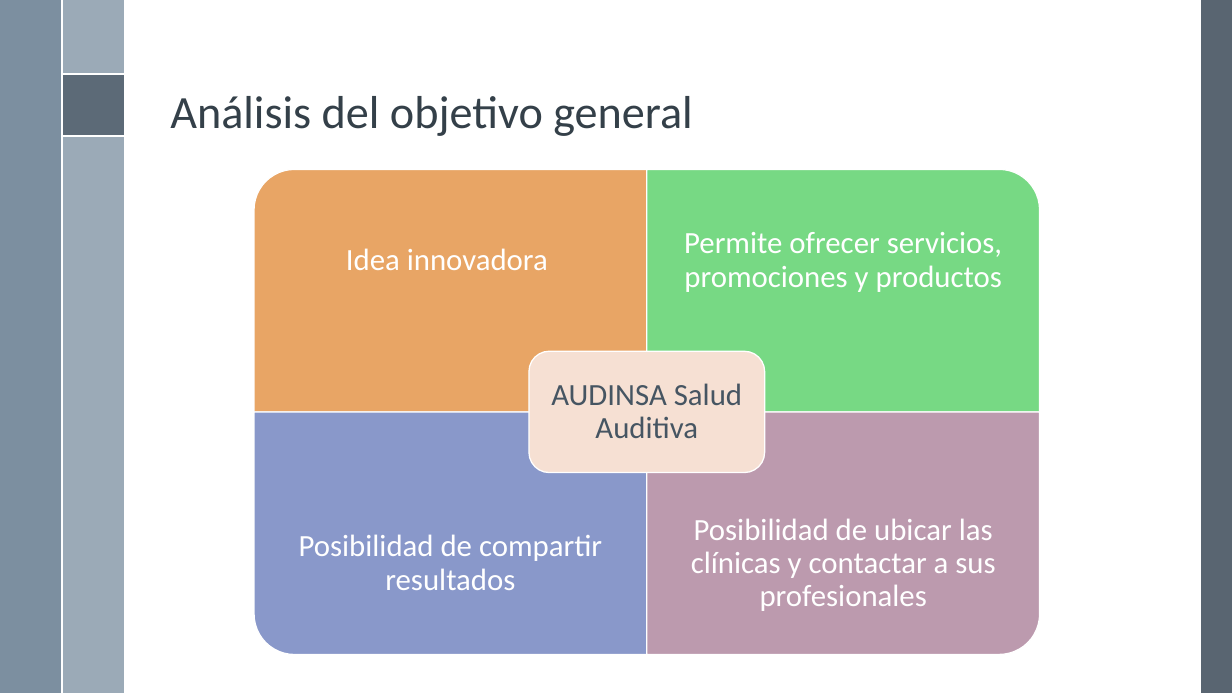
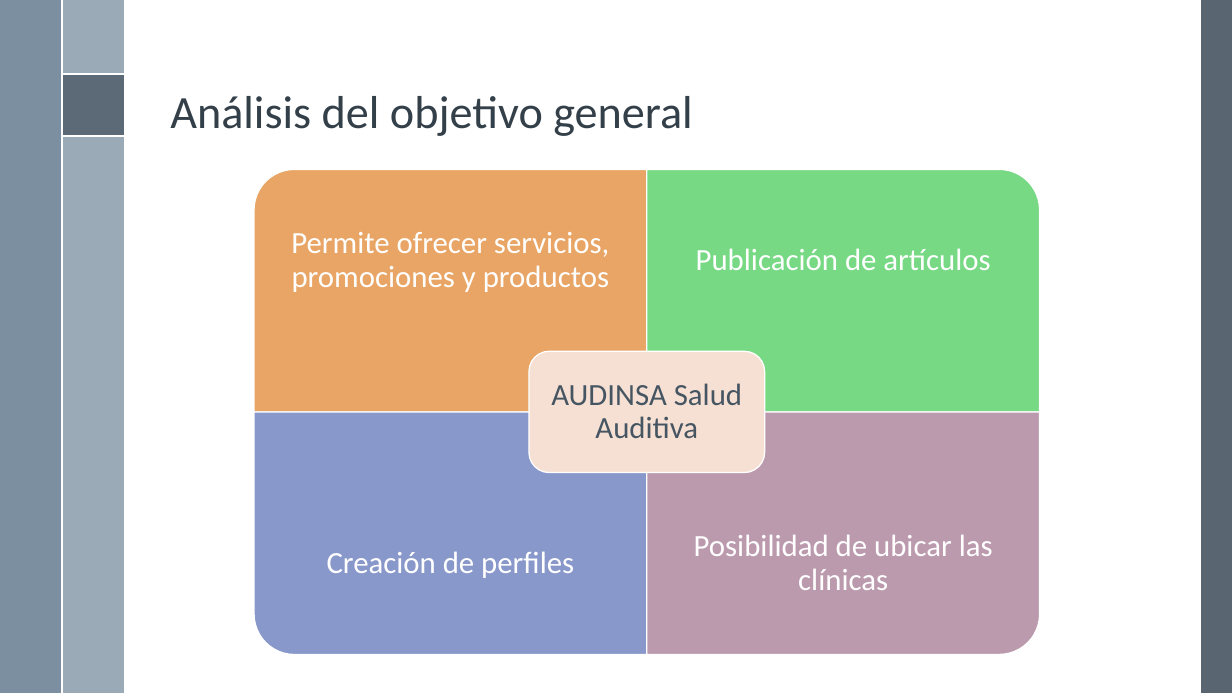
Before and after one commit to rbaltodanog/audinsaapp, a slide deck: slide 13 of documentacion/presentacion/Presentación.pptx. Drawn at 1232x693 pixels with LibreOffice and Linux fonts; fonts in the diff are those of the drawing; background and template pictures are left out. Boxes give left, top, right and bottom in pixels: in the first picture for what was removed or moved away, otherwise in the second. Text is boxed around its words. In the diff, an @@ line names an element or a change of style, - is before the commit and + after.

```diff
--- a/documentacion/presentacion/Presentación.pptx
+++ b/documentacion/presentacion/Presentación.pptx
@@ text "Permite ofrecer servicios, promociones y ...": place and size @@
-text "Permite ofrecer servicios, promociones y ..." at [684,232,1002,292]
+text "Permite ofrecer servicios, promociones y ..." at [291,232,609,292]
@@ text removed at [346,248,548,270] @@
-Idea innovadora
@@ text added at [696,248,990,270], 24 pt, text #FFFFFF @@
+Publicación de artículos
@@ text at [694,534,993,590]: text changed @@
-Posibilidad de ubicar las clínicas y contactar a sus profesionales
+Posibilidad de ubicar las clínicas
@@ text at [327,551,574,578]: text changed @@
-Posibilidad de compartir resultados
+Creación de perfiles
```
Also in this commit, not shown: 3 other slides changed, 2 slides removed.
